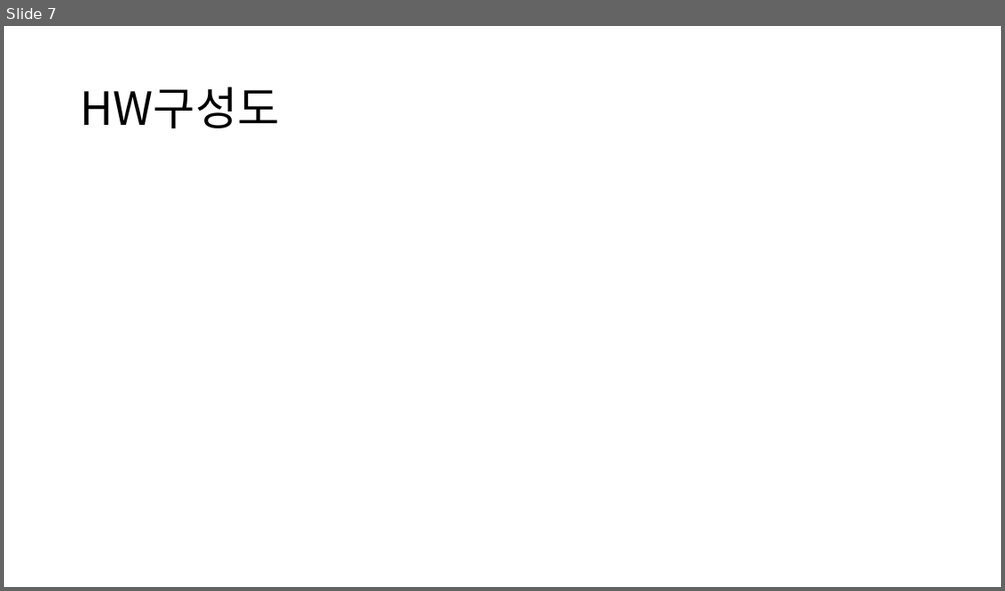
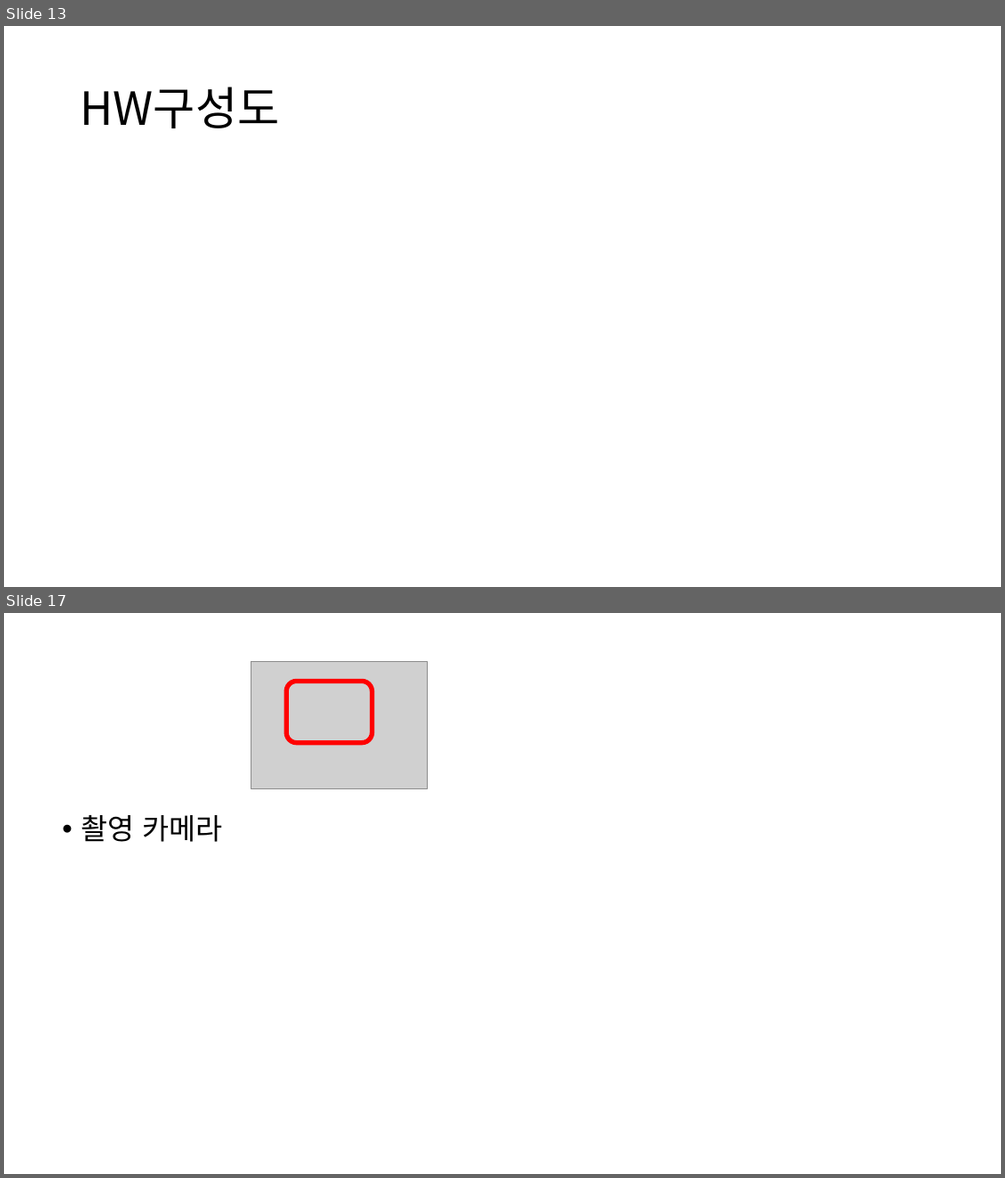
Before and after one commit to kang-beep/SmartForm_CameraModule, a slide deck: 스마트팜 카메라 모듈 구성도.pptx. Shown one above the other, each under a label of ours: slide 7 before the commit, slides 13 and 17 after it; the slides between them are not shown. The pictures are 1005x591 and 1005x1178 pixels, drawn with LibreOffice and Linux fonts; fonts in the diff are those of the drawing; grey boxes stand for pictures. Boxes give left, top, right and bottom in pixels: in the first picture for what was removed or moved away, otherwise in the second. Text is boxed around its words. In the diff, an @@ line names an element or a change of style, - is before the commit and + after.

```diff
--- a/스마트팜 카메라 모듈 구성도.pptx
+++ b/스마트팜 카메라 모듈 구성도.pptx
@@ slide 17 added at [4,613,1001,1174], background #FFFFFF @@
@@ picture added at [251,662,428,788] @@
@@ rounded rectangle added at [287,681,372,743], outline #FF0000 4.5 pt @@
@@ text added at [81,815,222,842], 28 pt, text #000000 @@
+• 촬영 카메라
@@ what was slide 7 is now slide 13 @@
```
Also in this commit, not shown: 5 slides changed, 8 other slides added, 2 slides removed.
